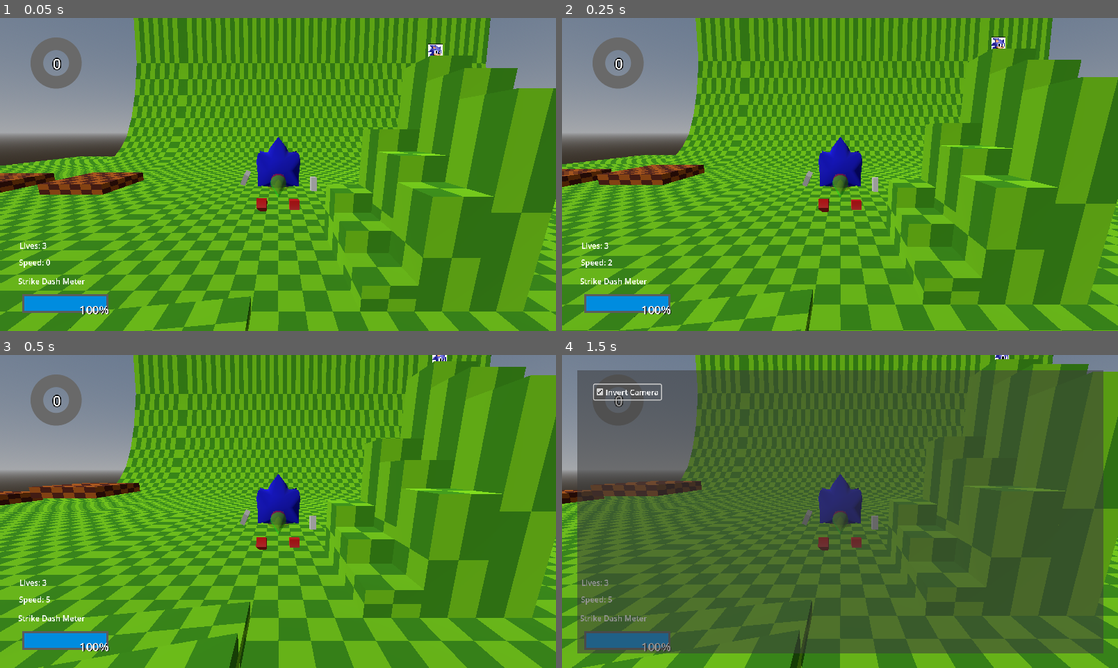
Above: before the commit, frames 1-4 (two rows, left to right).
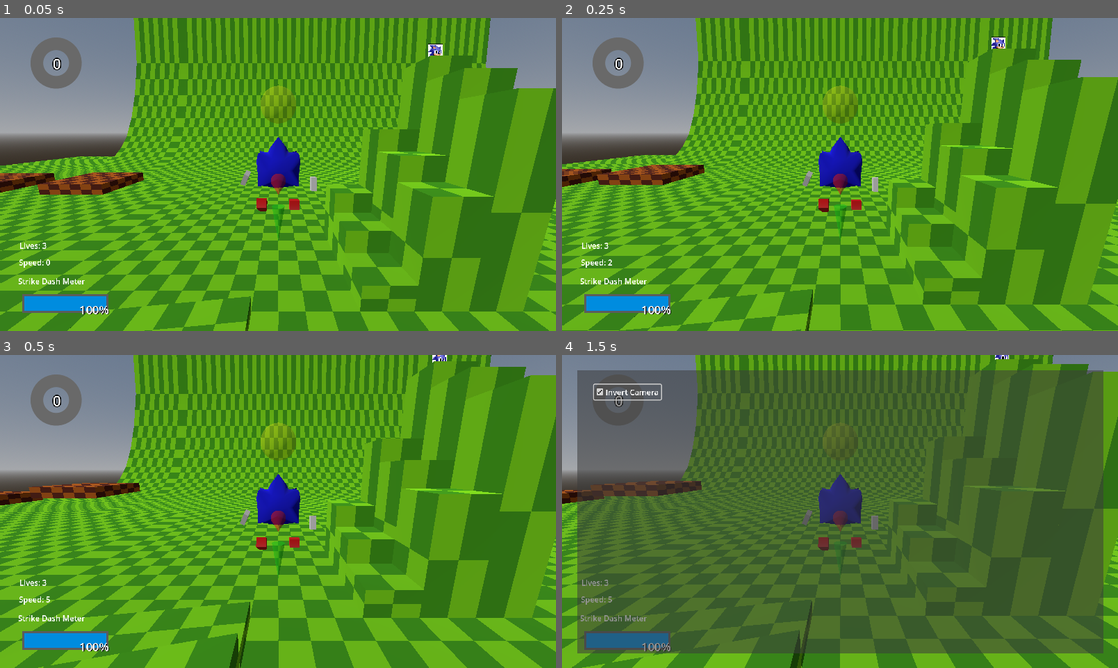
Above: after the commit, the same moments.

Repository: virattus/sonic-ringworlds-s1
Game: Godot game, scene res://scenes/MovementTesting/MovementTesting.tscn
The game is run twice, just before and just after one commit, with the same random seed, the same clock (stepped at 60 frames per second) and the same inputs.
Inputs (mouse positions are in pixels of both pictures, inside the frame that each line leads up to):
- Up to frame 1 (0.05 s): no input
- Up to frame 2 (0.25 s): no input
- Up to frame 3 (0.5 s): no input
- Up to frame 4 (1.5 s): tap Enter (Pause) at 0.5 s; move the mouse to (962, 495) at 0.52 s; hold D (Move_Right) 0.53-1.25 s; tap Ctrl (Attack) at 0.6 s; click (962, 495) at 0.67 s; tap Space (Jump) at 0.77 s; click "Invert Camera" at 1.25 s

The runs differ from the first frame. In frame 1, 0.7% of the frame differs, in the area x 46-54%, y 21-72%; in frame 2, 0.7%; in frame 3, 0.7%; in frame 4, 0.1%.

Commit message:
skidding

Diff:
--- a/entities/Sonic/Land.gd
+++ b/entities/Sonic/Land.gd
@@ -1,5 +1,7 @@
 extends BasicState
 
+
+const LAND_MIN_SPEED = 0.5
 
 
 func Enter(_msg := {}) -> void:
@@ -15,6 +17,13 @@
 	owner.SndLand.play()
 	owner.CharMesh.AlignToY(owner.up_direction)
 
+	if owner.Speed > LAND_MIN_SPEED:
+		if owner.Speed > owner.PARAMETERS.WALK_MAX_SPEED:
+			ChangeState("Run")
+			return
+		else:
+			ChangeState("Walk")
+			return
 
 
 	owner.SetVelocity(Vector3.ZERO)
--- a/entities/Sonic/Run.gd
+++ b/entities/Sonic/Run.gd
@@ -1,7 +1,10 @@
 extends "res://entities/Sonic/MoveGround.gd"
 
 
+var SkidStickBelowMagnitude := 0
 
+const RUN_SKID_MIN_STICK_MAGNITUDE = 0.6
+const RUN_SKID_STICK_MAX_MAG_COUNT = 15
 
 func Enter(_msg := {}) -> void:
 	owner.AnimTree.set("parameters/Movement/blend_amount", 0.0)
@@ -11,11 +14,12 @@
 
 
 func Exit() -> void:
-	pass
+	SkidStickBelowMagnitude = 0
 
 
 func Update(_delta: float) -> void:
 	owner.Move()
+	owner.apply_floor_snap()
 
 	UpdateAnim()
 
@@ -27,7 +31,6 @@
 		if collision.CollisionType == SonicCollision.CEILING:
 			pass
 		else:
-			owner.UpdateDebugIndicators(inputVel.normalized(), collision.CollisionNormal)
 			owner.UpdateUpDir(collision.CollisionNormal, _delta)
 			if collision.CollisionType == SonicCollision.FLOOR:
 				if owner.up_direction.dot(collision.CollisionNormal) < owner.PARAMETERS.GROUND_NORMAL_TRANSITION_MIN:
@@ -43,6 +46,17 @@
 		ChangeState("Jump")
 		return
 
+	if inputVel.length() < RUN_SKID_MIN_STICK_MAGNITUDE:
+		SkidStickBelowMagnitude += 1
+	else:
+		if SkidStickBelowMagnitude > 0 and SkidStickBelowMagnitude < RUN_SKID_STICK_MAX_MAG_COUNT:
+			if IsInputSkidding(inputVel):
+				ChangeState("Skid")
+				return
+		else:
+			SkidStickBelowMagnitude = 0
+
+
 	var newVel = owner.velocity
 
 	newVel += inputVel * owner.PARAMETERS.RUN_SPEED_POWER * _delta
@@ -54,7 +68,7 @@
 
 	if inputVel.length() > 0.0:
 		#only update model's direction if player moves stick
-		#owner.CharMesh.look_at(owner.global_position + inputVel.normalized())
+		owner.CharMesh.look_at(owner.global_position + newVel.normalized())
 		pass
 	if owner.Speed <= owner.PARAMETERS.WALK_MAX_SPEED:
 		ChangeState("Walk")
@@ -68,3 +82,14 @@
 	else:
 		owner.AnimTree.set("parameters/Run/blend_amount", 0.0)
 		owner.AnimTree.set("parameters/TSRun/scale", owner.Speed * owner.PARAMETERS.RUN_ANIM_SPEED_MOD)
+
+
+func IsInputSkidding(input: Vector3) -> bool:
+	var ForwardVector = owner.CharMesh.GetForwardVector()
+	var forwardDot = ForwardVector.dot(input.normalized())
+
+	if forwardDot < 0.0:
+		print("Input skidding? %s" % forwardDot)
+		return true
+
+	return false
--- a/entities/Sonic/Skid.gd
+++ b/entities/Sonic/Skid.gd
@@ -1,5 +1,9 @@
-extends BasicState
+extends "res://entities/Sonic/MoveGround.gd"
 
+
+const SKID_DRAG_COEFF = 3.0
+const SKID_MOVEMENT_SPEED = 10.0
+const SKID_TRANSITION_MIN_SPEED = 1.0
 
 
 func Enter(_msg := {}) -> void:
@@ -9,10 +13,27 @@
 
 	owner.SndSkid.play()
 
+	owner.SetVelocity(owner.velocity.normalized() * SKID_MOVEMENT_SPEED)
+
 
 func Exit() -> void:
 	owner.SndSkid.stop()
 
 
 func Update(_delta: float) -> void:
-	pass
+	owner.Move()
+
+	var collision: SonicCollision = owner.GetCollision()
+
+	if collision.CollisionType == SonicCollision.NONE:
+		ChangeState("Fall")
+		return
+
+	if owner.Speed < SKID_TRANSITION_MIN_SPEED:
+		ChangeState("Idle")
+		return
+
+	var newVel = owner.velocity
+	newVel = ApplyDrag(newVel, SKID_DRAG_COEFF * _delta)
+
+	owner.SetVelocity(newVel)
--- a/entities/Sonic/Sonic.gd
+++ b/entities/Sonic/Sonic.gd
@@ -4,6 +4,8 @@
 @export var Camera: ThirdPersonCamera
 
 var DebugMove := false
+var DebugMoveVector := Vector3.ZERO
+var DebugFloorNormal := Vector3.ZERO
 
 var DashMode := false
 var DashModeCharge := 0.0
@@ -14,6 +16,8 @@
 var DamageThreshold := 0
 
 var DroppedRingSpeed := 1.0
+
+
 
 
 @onready var SonicModel = $CharacterMesh/SonicModel
@@ -74,6 +78,8 @@
 			StateM.ChangeState("Fall", {
 			})
 
+	UpdateDebugIndicators(DebugMoveVector, DebugFloorNormal)
+
 	if Globals.DEBUG_FORCE_DASHMODE:
 		DashMode = true
 		DashModeCharge = 100.0
@@ -94,8 +100,10 @@
 
 func GetCollision() -> SonicCollision:
 	if is_on_floor():
+		DebugFloorNormal = get_floor_normal()
 		return SonicCollision.new(SonicCollision.FLOOR, get_floor_normal())
 	elif is_on_wall():
+		DebugFloorNormal = get_wall_normal()
 		return SonicCollision.new(SonicCollision.WALL, get_wall_normal())
 	elif is_on_ceiling():
 		return SonicCollision.new(SonicCollision.CEILING) #Can't get ceiling normal
@@ -112,7 +120,8 @@
 
 
 func UpdateUpDir(floor_normal: Vector3, delta: float) -> void:
-	up_direction = up_direction.slerp(floor_normal, PARAMETERS.UPDIR_SLERP_RATE * delta)
+	if floor_normal.is_normalized():
+		up_direction = up_direction.slerp(floor_normal, PARAMETERS.UPDIR_SLERP_RATE * delta)
 
 
 
@@ -124,6 +133,8 @@
 
 	var newInput = (CameraForward * playerInput.y) + (CameraRight * playerInput.x)
 	var newVelocity = (Quaternion(Vector3.UP, up_dir).normalized()) * newInput
+
+	DebugMoveVector = newVelocity
 
 	return newVelocity
 
--- a/entities/Sonic/Sonic.tscn
+++ b/entities/Sonic/Sonic.tscn
@@ -88,7 +88,6 @@
 
 [node name="Sonic" groups=["Player"] instance=ExtResource("1_paxei")]
 collision_mask = 2147483659
-motion_mode = 1
 floor_stop_on_slope = false
 floor_snap_length = 1.0
 script = ExtResource("2_p6xw2")
@@ -109,16 +108,16 @@
 transform = Transform3D(-0.1, 0, -8.74228e-09, 0, 0.1, 0, 8.74228e-09, 0, -0.1, 0, -0.5, 0)
 
 [node name="Skeleton3D" parent="CharacterMesh/SonicModel/Armature" index="0"]
-bones/1/position = Vector3(-4.1562e-08, 0.116442, 3.0169)
-bones/2/position = Vector3(-5.13685, 0.0646899, 3.61302)
-bones/2/rotation = Quaternion(2.22176e-08, -0.728433, 0.685117, -3.95707e-08)
+bones/1/position = Vector3(5.02535e-08, 0.574833, 2.96557)
+bones/2/position = Vector3(-5.13685, 0.319352, 2.99866)
+bones/2/rotation = Quaternion(3.52203e-08, -0.805745, 0.592262, -2.58886e-08)
 bones/3/position = Vector3(-2.48036, 1.78814e-07, 1.32379)
 bones/3/rotation = Quaternion(0, 0, 0, 1)
-bones/4/position = Vector3(5.13685, 0.0646899, 3.61302)
-bones/4/rotation = Quaternion(2.22176e-08, -0.728433, 0.685117, -3.95707e-08)
+bones/4/position = Vector3(5.13685, 0.319352, 2.99866)
+bones/4/rotation = Quaternion(3.52203e-08, -0.805745, 0.592262, -2.58886e-08)
 bones/5/position = Vector3(2.48036, 1.78814e-07, 1.32379)
 bones/5/rotation = Quaternion(0, 0, 0, 1)
-bones/6/position = Vector3(-4.1562e-08, 0.116442, 5.25585)
+bones/6/position = Vector3(5.02535e-08, 0.574833, 5.20452)
 
 [node name="SonicBall" type="Sprite3D" parent="CharacterMesh" index="1"]
 visible = false
--- a/entities/Sonic/Walk.gd
+++ b/entities/Sonic/Walk.gd
@@ -19,6 +19,7 @@
 
 func Update(_delta: float) -> void:
 	owner.Move()
+	owner.apply_floor_snap()
 
 	UpdateAnim()
 
@@ -30,7 +31,6 @@
 		if collision.CollisionType == SonicCollision.CEILING:
 			pass
 		else:
-			owner.UpdateDebugIndicators(inputVel.normalized(), collision.CollisionNormal)
 			owner.UpdateUpDir(collision.CollisionNormal, _delta)
 			if collision.CollisionType == SonicCollision.FLOOR:
 				if owner.up_direction.dot(collision.CollisionNormal) < GROUND_NORMAL_TRANSITION_MIN:
@@ -58,7 +58,7 @@
 
 	if inputVel.length() > 0.0:
 		#only update model's direction if player moves stick
-		#owner.CharMesh.look_at(owner.global_position + inputVel.normalized())
+		owner.CharMesh.look_at(owner.global_position + newVel.normalized())
 		if owner.Speed > owner.PARAMETERS.WALK_MAX_SPEED:
 			ChangeState("Run")
 			return
